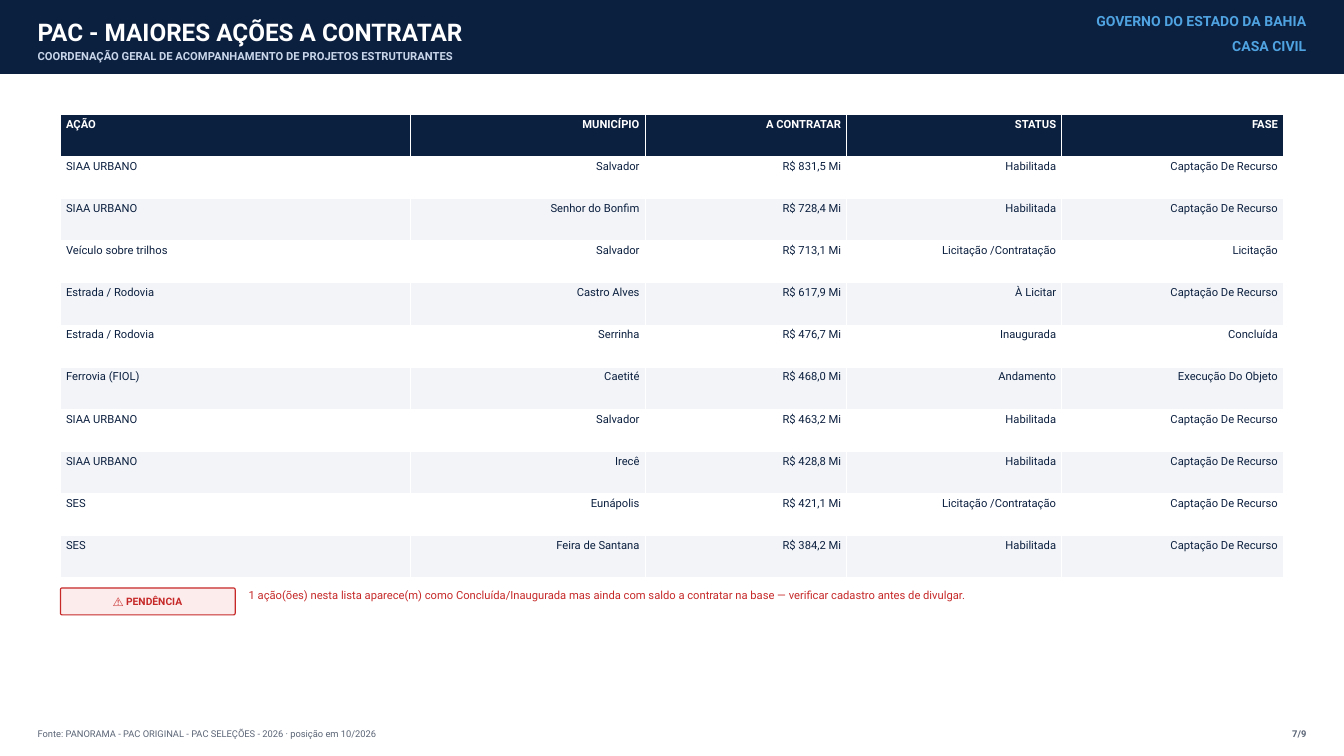
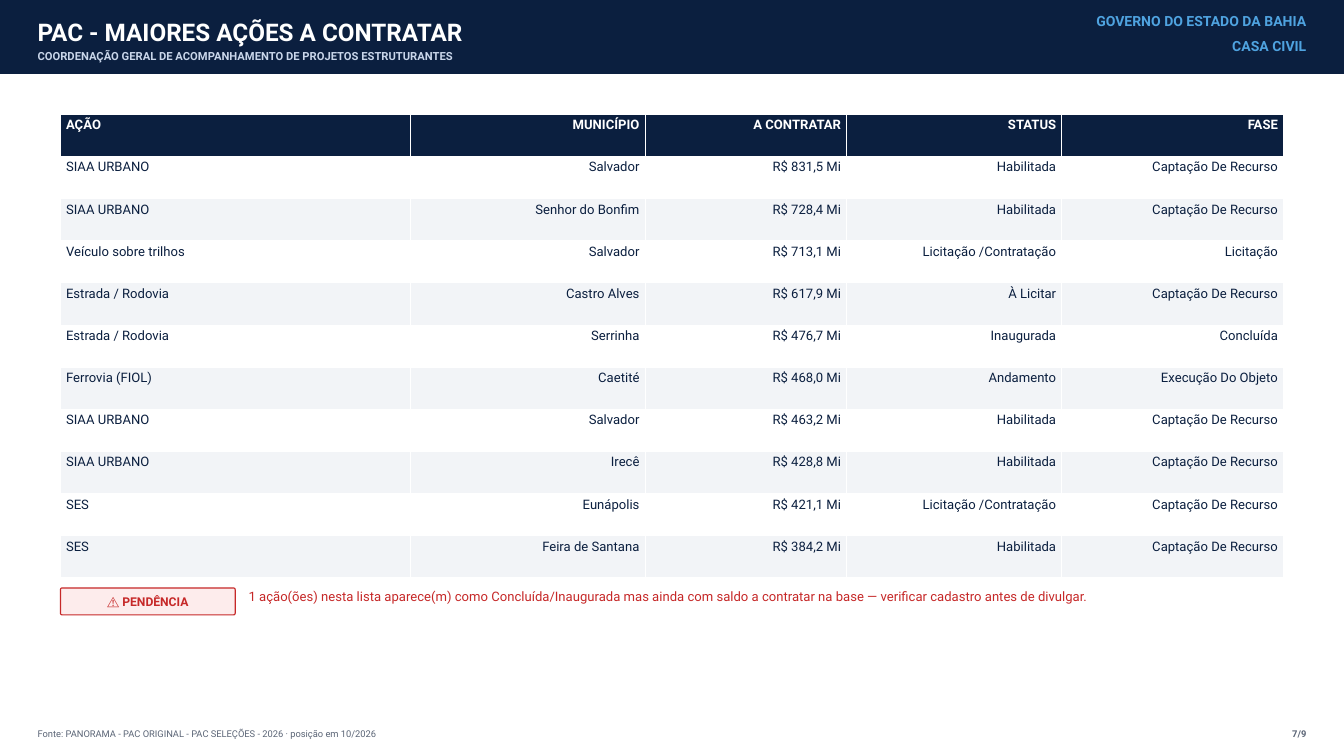
Before and after one commit to drochafig-sketch/cgape-balanco-pac, a slide deck: slide 7 of ANALISE_FINANCEIRA_PAC.pptx. Drawn at 1344x756 pixels with LibreOffice and Linux fonts; fonts in the diff are those of the drawing. Boxes give left, top, right and bottom in pixels: in the first picture for what was removed or moved away, otherwise in the second. Text is boxed around its words. In the diff, an @@ line names an element or a change of style, - is before the commit and + after.

```diff
--- a/ANALISE_FINANCEIRA_PAC.pptx
+++ b/ANALISE_FINANCEIRA_PAC.pptx
@@ table at <box>60,114,1284,578</box> @@
@@ size 12 to 14 pt @@
@@ text "⚠ PENDÊNCIA" at <box>122,595,188,606</box>: size 11 to 13 pt @@
@@ text "1 ação(ões) nesta lista aparece(m) ..." at <box>249,590,1087,604</box>: size 12 to 14 pt @@
```
Also in this commit, not shown: 8 other slides changed, 4 other files.
